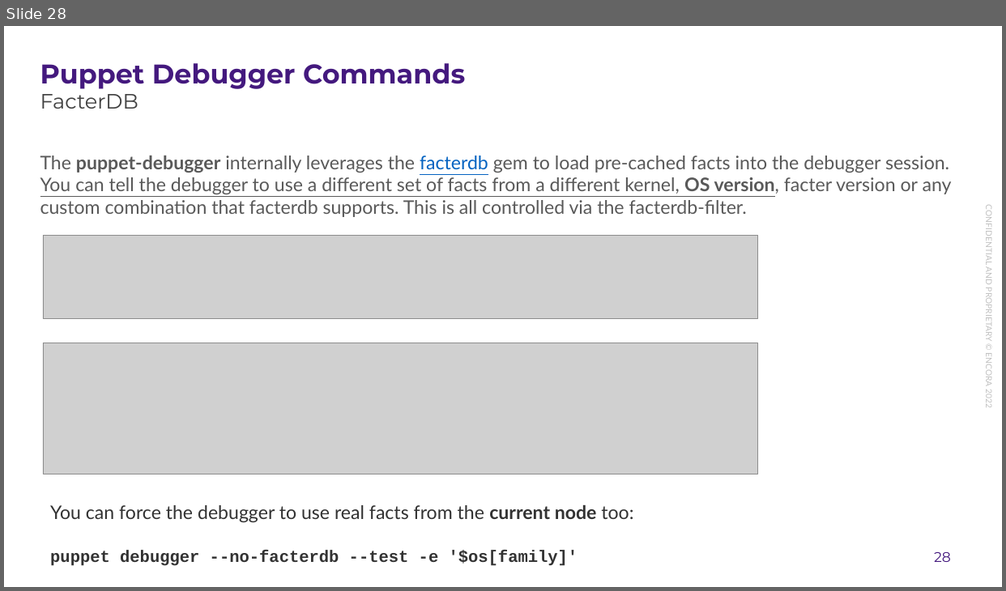
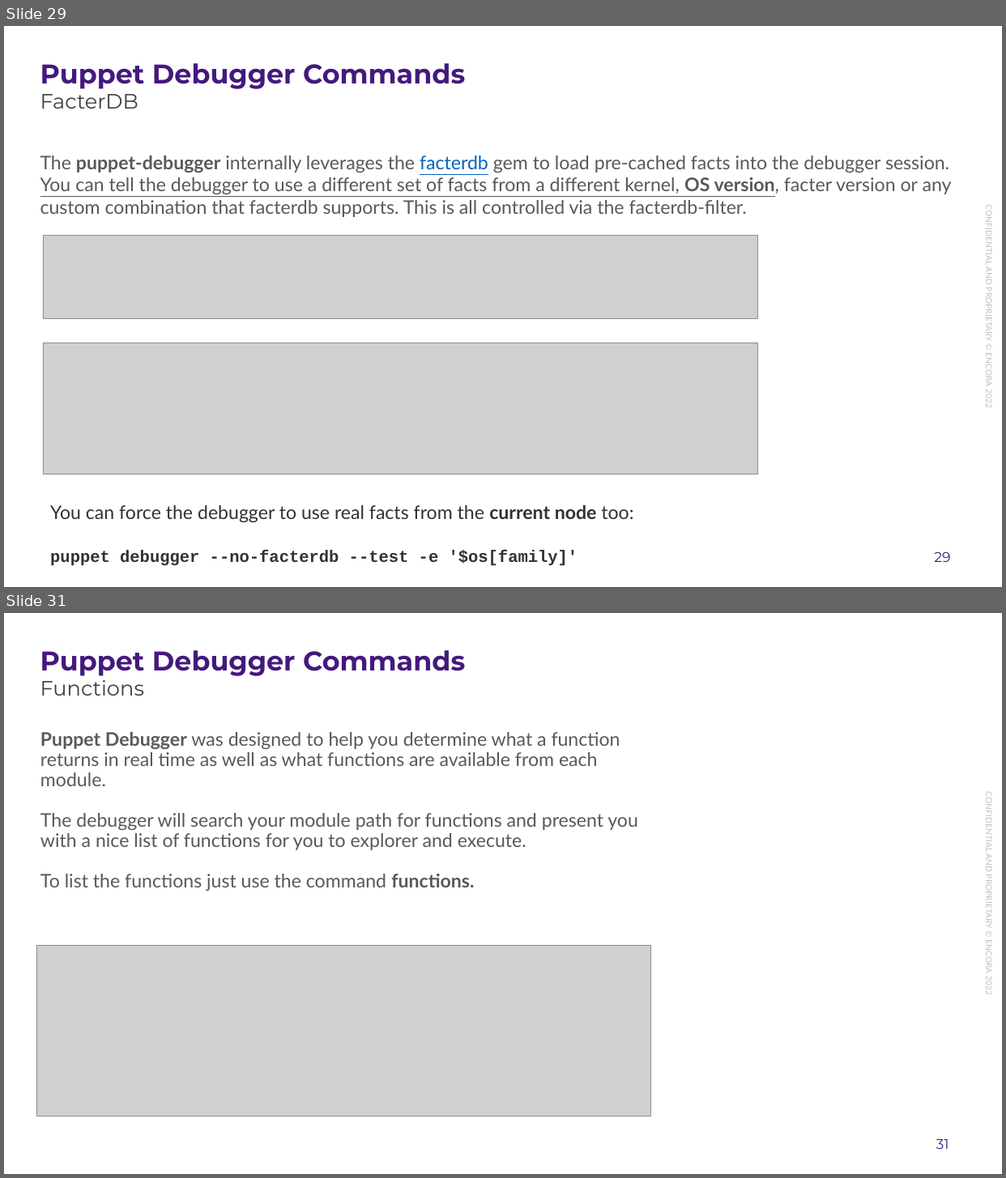
Before and after one commit to enogrob/presentation-puppet-debugger, a slide deck: docs/presentation-puppet-debugger.pptx. Shown one above the other, each under a label of ours: slide 28 before the commit, slides 29 and 31 after it; the slides between them are not shown. The pictures are 1006x591 and 1006x1178 pixels, drawn with LibreOffice and Linux fonts; fonts in the diff are those of the drawing; grey boxes stand for pictures; background and template pictures are left out. Boxes give left, top, right and bottom in pixels: in the first picture for what was removed or moved away, otherwise in the second. Text is boxed around its words. In the diff, an @@ line names an element or a change of style, - is before the commit and + after.

```diff
--- a/docs/presentation-puppet-debugger.pptx
+++ b/docs/presentation-puppet-debugger.pptx
@@ slide 31 added at bbox=[4, 613, 1002, 1174], background #FFFFFF; not listed: 2 template elements that a slide beside it also shows @@
@@ title added at bbox=[40, 650, 465, 676], 26 pt, text #44197E, bold @@
+Puppet Debugger Commands
@@ subtitle added at bbox=[40, 675, 145, 696], 20 pt, text #404040 @@
+Functions
@@ text added at bbox=[40, 732, 638, 891], 18 pt, text #595959 @@
+Puppet Debugger was designed to help you determine what a function returns in real time as well as what functions are available from each module.
+The debugger will search your module path for functions and present you with a nice list of functions for you to explorer and execute.
+To list the functions just use the command functions.
@@ picture added at bbox=[37, 946, 651, 1117] @@
@@ what was slide 28 is now slide 29 @@
@@ page number at bbox=[934, 552, 950, 562]: text changed @@
-28
+29
```
Also in this commit, not shown: 4 slides changed, 6 other slides added, 1 other file.
